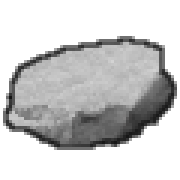
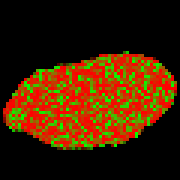
The second 180px x 180px image is a revision of the first. Changes to its layers:
added layer "mask 2" above "mask snow" over [3, 51, 177, 150]
showed "mask" over [3, 51, 177, 150]
showed "mask bg" over [0, 0, 180, 180]
hid "snow line" over [3, 36, 177, 150]
hid "snow" over [6, 39, 162, 135]
renamed "Pasted Layer" to "base", hid it over [3, 54, 177, 150]
